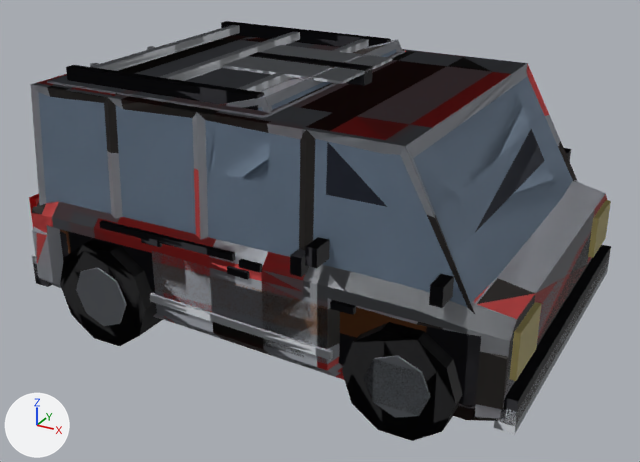
What one commit did to the glTF model public/models/bot/cars-damage.glb.
One viewpoint serves both versions: a 50 mm camera at (1.87, -3.49, 2.16) aimed at (0.0, -0.08, 0.46). The axes (+X, +Y, +Z) are drawn at lower left. The lights are the same throughout. The older version comes first. Vertices at exactly the same position are counted once.

In view in the first picture: 'Coupe_bust', 'Coupe_dent', 'Coupe_wreck', 'KeiVan_bust', 'KeiVan_dent', 'KeiVan_wreck', 'Wagon_bust', 'Wagon_dent', 'Wagon_wreck'.
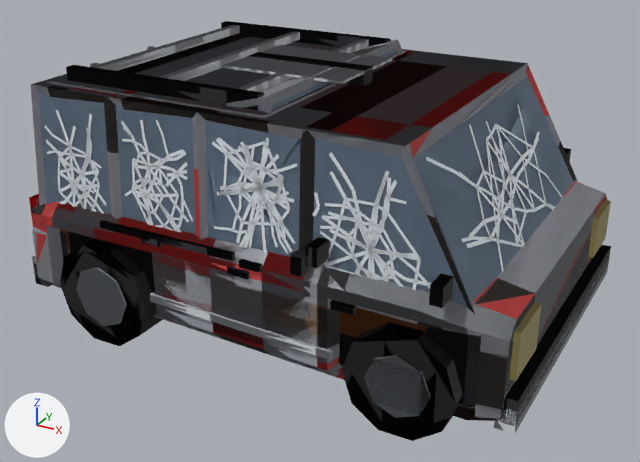
Diff of the bpy script that builds the scene:
```diff
--- a/public/models/bot/cars-damage.glb.py
+++ b/public/models/bot/cars-damage.glb.py
@@ mat_crackline @@
+mat_crackline = principled_material('crackLine')
+mat_crackline.base_color = (0.807, 0.871, 0.922)  # white #e8f0f6
+mat_crackline.roughness = 0.6
@@ me_keivan_bust @@
 # used by ob_keivan_bust; location = (0.0, 0.0, 0.0)
-me_keivan_bust.from_pydata(...)  # 1134 vertices, 2152 faces; spans x -1.21..1.2, y -0.87..0.87, z 0.01..1.25
+me_keivan_bust.from_pydata(...)  # 2498 vertices, 2834 faces; spans x -1.21..1.2, y -0.87..0.87, z 0.01..1.25
+# me_keivan_bust part 1: 832 vertices added at x -1.05..1.01, y -0.75..0.75, z 0.59..1.11
+# other edits to the shape of me_keivan_bust do not show in these pictures
 me_keivan_bust.materials.append(mat_paint)
@@ me_keivan_bust @@
 me_keivan_bust.materials.append(mat_soot)
+me_keivan_bust.materials.append(mat_crackline)  # white #e8f0f6
@@ me_keivan_dent @@
 # used by ob_keivan_dent; location = (0.0, 0.0, 0.0)
-me_keivan_dent.from_pydata(...)  # 1134 vertices, 2152 faces; spans x -1.21..1.2, y -0.87..0.87, z 0.01..1.25
+me_keivan_dent.from_pydata(...)  # 1434 vertices, 2302 faces; spans x -1.21..1.2, y -0.87..0.87, z 0.01..1.25
+# me_keivan_dent part 2: 140 vertices added at x -0.38..0.36, y -0.75..-0.73, z 0.6..1.08
+# other edits to the shape of me_keivan_dent do not show in these pictures
 me_keivan_dent.materials.append(mat_paint)
@@ me_keivan_dent @@
 me_keivan_dent.materials.append(mat_scrape)
+me_keivan_dent.materials.append(mat_crackline)  # white #e8f0f6
@@ me_keivan_wreck @@
 # used by ob_keivan_wreck; location = (0.0, 0.0, 0.0)
-me_keivan_wreck.from_pydata(...)  # 1134 vertices, 2152 faces; spans x -1.21..1.2, y -0.87..0.87, z 0.01..1.25
+me_keivan_wreck.from_pydata(...)  # 2894 vertices, 3032 faces; spans x -1.21..1.2, y -0.87..0.87, z 0.01..1.25
+# me_keivan_wreck part 3: 1760 vertices added at x -1.11..1.03, y -0.75..0.75, z 0.58..1.12
 me_keivan_wreck.materials.append(mat_paint)
@@ me_keivan_wreck @@
 me_keivan_wreck.materials.append(mat_soot)
+me_keivan_wreck.materials.append(mat_crackline)  # white #e8f0f6
```

Where the change shows, as pixel boxes (x1, y1, x2, y2) in the pictures (640 x 462 px):
part 1 of me_keivan_bust, added: after (46, 104, 539, 288)
part 2 of me_keivan_dent, added: after (165, 145, 320, 253)
part 3 of me_keivan_wreck, added: after (45, 114, 562, 290)
